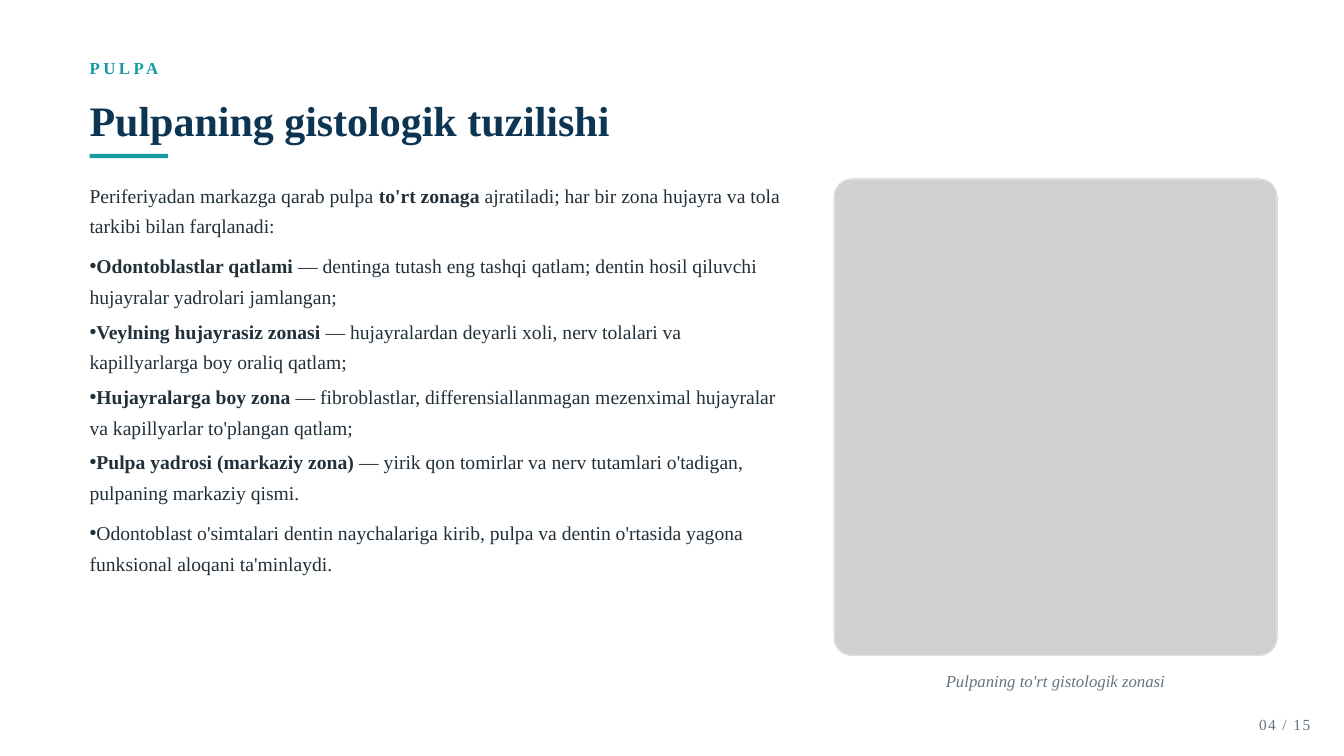
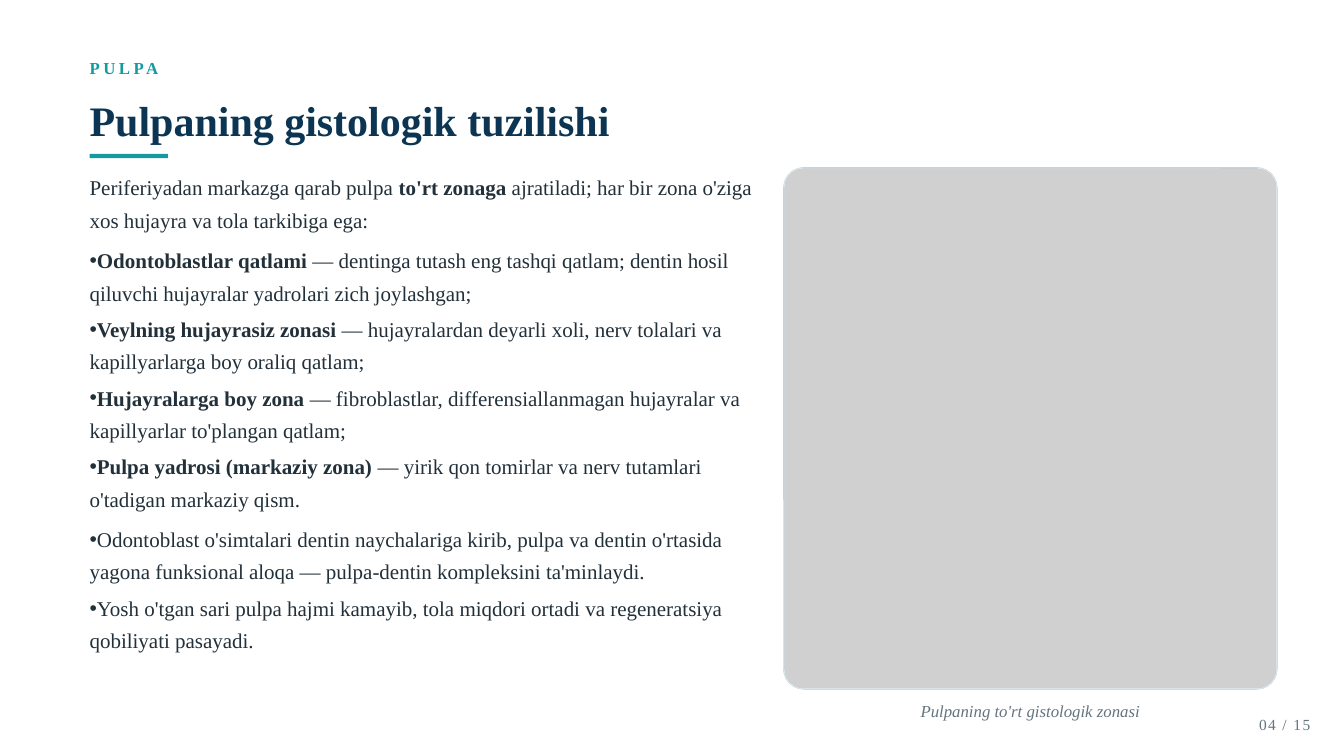
Before and after one commit to dasturland/taqdimot, a slide deck: slide 4 of Tish_tuzilishi.pptx. Drawn at 1344x756 pixels with LibreOffice and Linux fonts; fonts in the diff are those of the drawing; grey boxes stand for pictures. Boxes give left, top, right and bottom in pixels: in the first picture for what was removed or moved away, otherwise in the second. Text is boxed around its words. In the diff, an @@ line names an element or a change of style, - is before the commit and + after.

```diff
--- a/Tish_tuzilishi.pptx
+++ b/Tish_tuzilishi.pptx
@@ text "Periferiyadan markazga qarab pulpa to'rt ...": place and size @@
-text "Periferiyadan markazga qarab pulpa to'rt ..." at box(90, 189, 779, 576)
+text "Periferiyadan markazga qarab pulpa to'rt ..." at box(90, 180, 752, 653)
@@ picture: place and size @@
-picture at box(835, 179, 1277, 655)
+picture at box(784, 168, 1277, 690)
@@ rounded rectangle: place and size @@
-rounded rectangle at box(835, 179, 1277, 655)
+rounded rectangle at box(784, 168, 1277, 690)
@@ text at box(90, 180, 752, 305): text changed; size 14 to 15 pt @@
-Periferiyadan markazga qarab pulpa to'rt zonaga ajratiladi; har bir zona hujayra va tola tarkibi bilan farqlanadi:
-• Odontoblastlar qatlami — dentinga tutash eng tashqi qatlam; dentin hosil qiluvchi hujayralar yadrolari jamlangan;
+Periferiyadan markazga qarab pulpa to'rt zonaga ajratiladi; har bir zona o'ziga xos hujayra va tola tarkibiga ega:
+• Odontoblastlar qatlami — dentinga tutash eng tashqi qatlam; dentin hosil qiluvchi hujayralar yadrolari zich joylashgan;
@@ text at box(90, 322, 722, 374): size 14 to 15 pt in "Veylning hujayrasiz zonasi — hujayralardan deyarli xoli, ..."; line spacing 1.3 to 1.28 @@
@@ text at box(90, 391, 740, 653): text changed; size 14 to 15 pt @@
-• Hujayralarga boy zona — fibroblastlar, differensiallanmagan mezenximal hujayralar va kapillyarlar to'plangan qatlam;
-• Pulpa yadrosi (markaziy zona) — yirik qon tomirlar va nerv tutamlari o'tadigan, pulpaning markaziy qismi.
-• Odontoblast o'simtalari dentin naychalariga kirib, pulpa va dentin o'rtasida yagona funksional aloqani ta'minlaydi.
+• Hujayralarga boy zona — fibroblastlar, differensiallanmagan hujayralar va kapillyarlar to'plangan qatlam;
+• Pulpa yadrosi (markaziy zona) — yirik qon tomirlar va nerv tutamlari o'tadigan markaziy qism.
+• Odontoblast o'simtalari dentin naychalariga kirib, pulpa va dentin o'rtasida yagona funksional aloqa — pulpa-dentin kompleksini ta'minlaydi.
+• Yosh o'tgan sari pulpa hajmi kamayib, tola miqdori ortadi va regeneratsiya qobiliyati pasayadi.
@@ text "Pulpaning to'rt gistologik zonasi": place and size @@
-text "Pulpaning to'rt gistologik zonasi" at box(946, 675, 1165, 691)
+text "Pulpaning to'rt gistologik zonasi" at box(921, 705, 1140, 721)
```
Also in this commit, not shown: 11 other slides changed.
